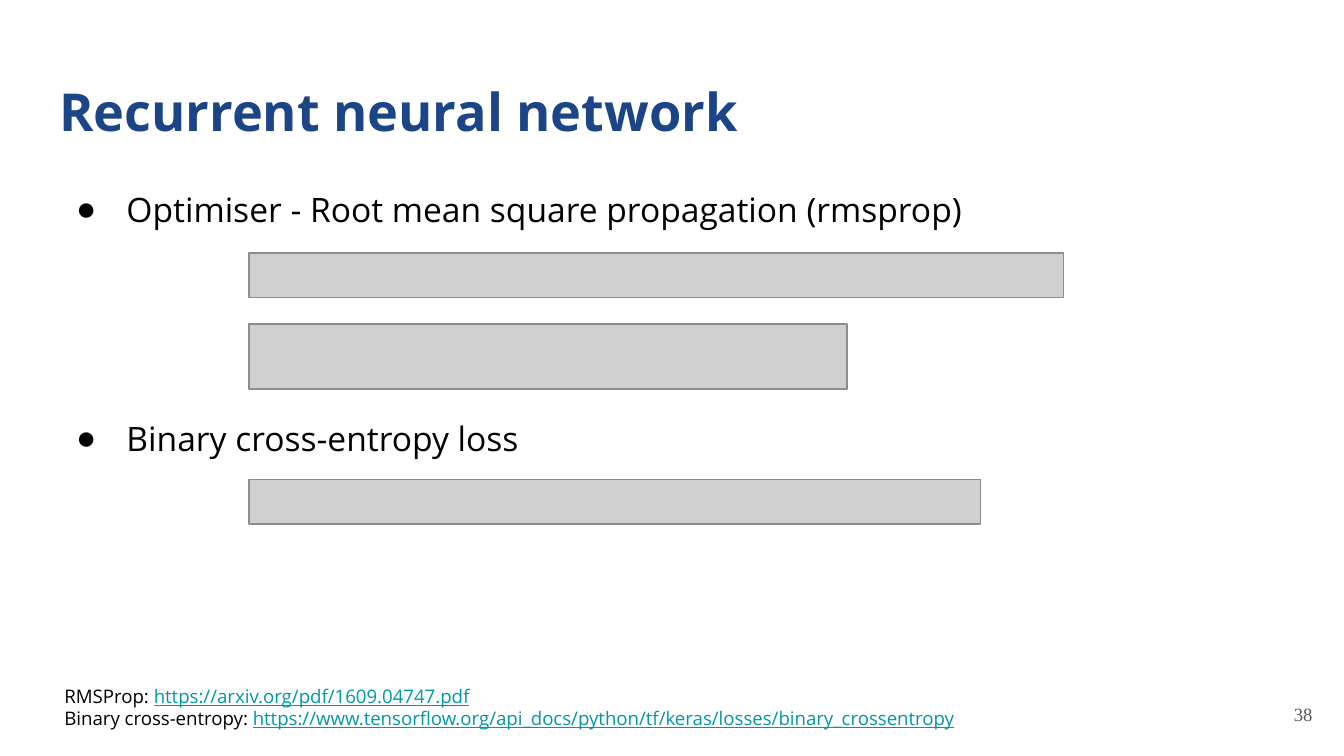
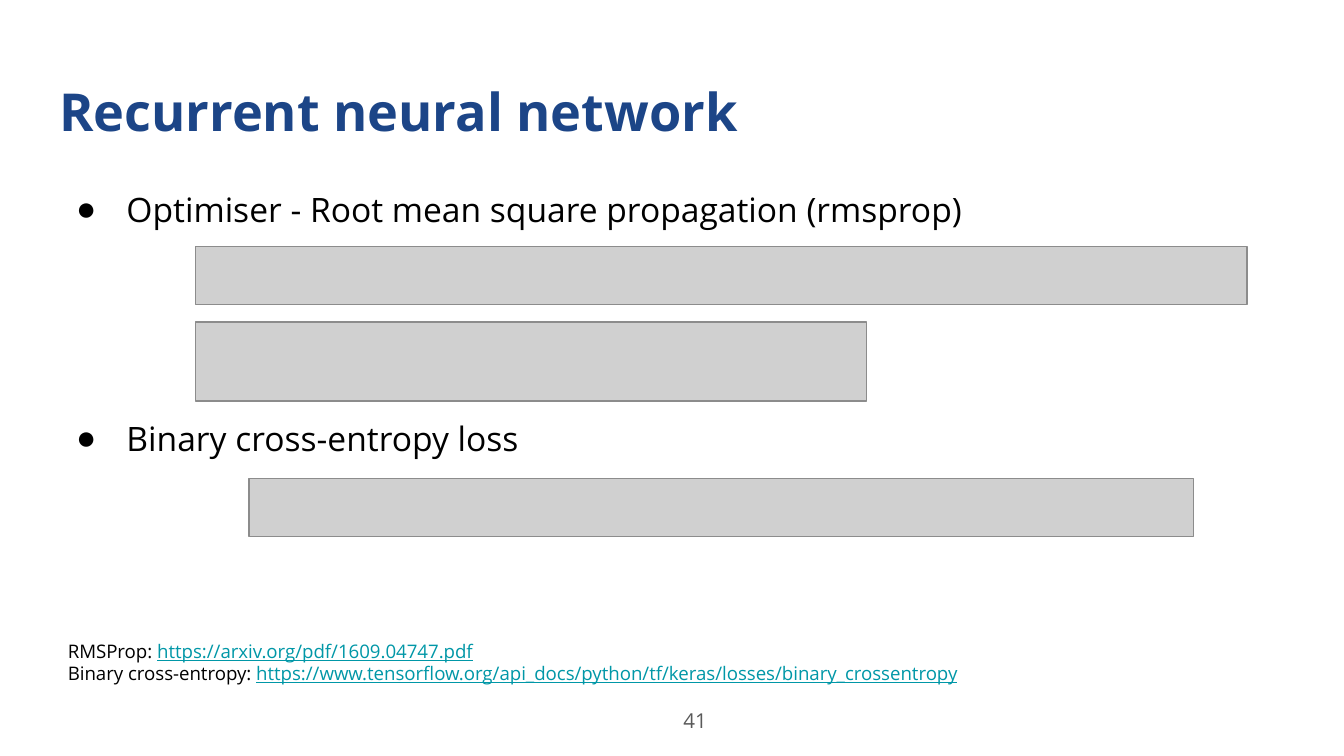
Before and after one commit to anuprulez/latex_master_thesis, a slide deck: slide 41 of Presentation_figures/Final_MasterThesisPresentation.pptx (slide 38 before the commit). Drawn at 1344x756 pixels with LibreOffice and Linux fonts; fonts in the diff are those of the drawing; grey boxes stand for pictures. Boxes give left, top, right and bottom in pixels: in the first picture for what was removed or moved away, otherwise in the second. Text is boxed around its words. In the diff, an @@ line names an element or a change of style, - is before the commit and + after.

Commit message:
Update ppt and images

```diff
--- a/Presentation_figures/Final_MasterThesisPresentation.pptx
+++ b/Presentation_figures/Final_MasterThesisPresentation.pptx
@@ picture: place and size @@
-picture at <box>249,253,1063,297</box>
+picture at <box>195,247,1247,305</box>
@@ picture: place and size @@
-picture at <box>249,324,847,390</box>
+picture at <box>195,323,867,402</box>
@@ picture: place and size @@
-picture at <box>249,480,980,524</box>
+picture at <box>249,478,1193,536</box>
@@ text "RMSProp: https://arxiv.org/pdf/1609.04747.pdf": place and size @@
-text "RMSProp: https://arxiv.org/pdf/1609.04747.pdf" at <box>64,688,954,730</box>
+text "RMSProp: https://arxiv.org/pdf/1609.04747.pdf" at <box>68,643,957,685</box>
@@ page number added at <box>683,713,706,728</box>, 11 pt, text #595959 @@
+41
@@ page number removed at <box>1294,708,1313,721</box> @@
-38
```
Also in this commit, not shown: 36 other slides changed, 22 slides added, 21 slides removed, 10 other files.
